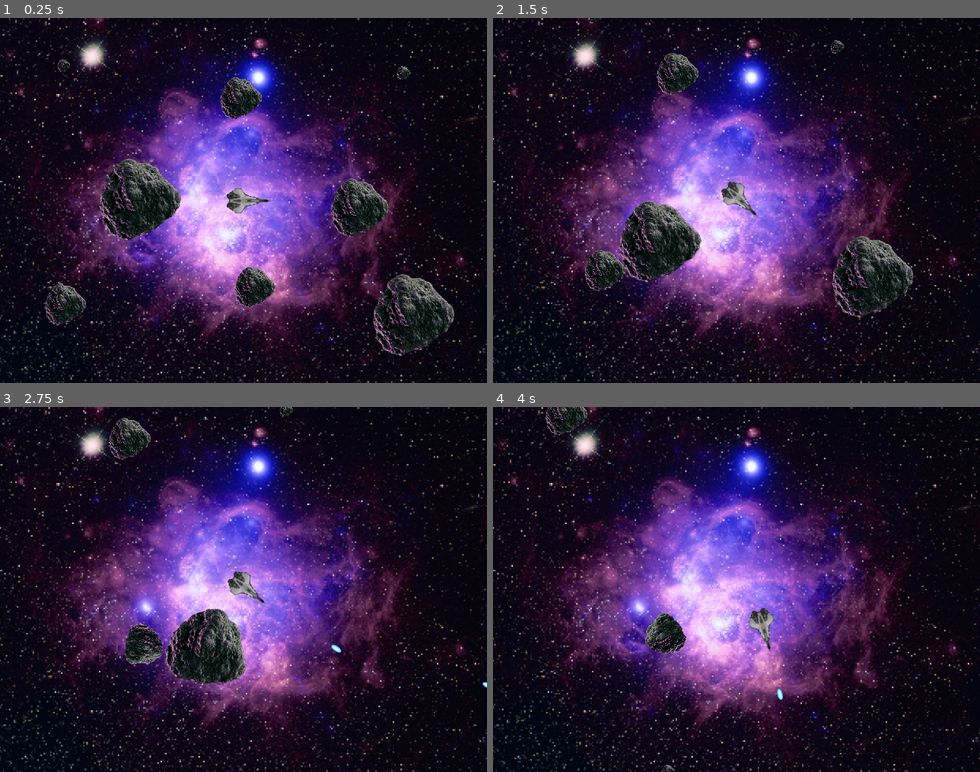
Above: before the commit, frames 1-4 (two rows, left to right).
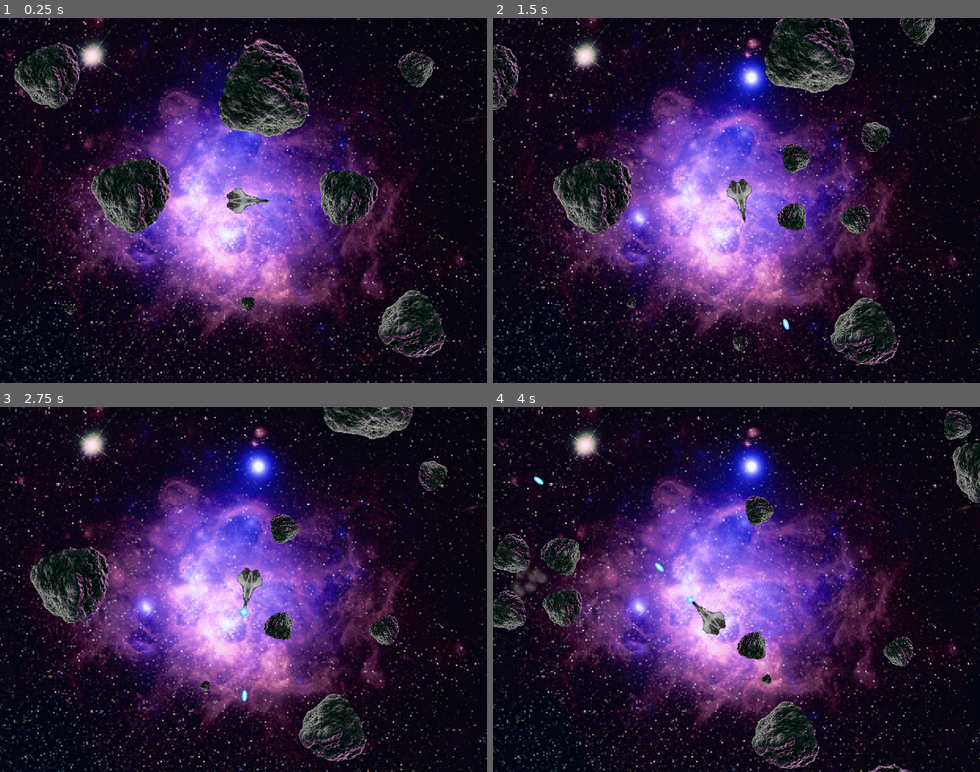
Above: after the commit, the same moments.

Repository: andriuchap/spaceship-godot
Game: Godot game, scene res://Scenes/MainScene.tscn
Same seed, same stepped clock (60 frames per second), same inputs: the game is played once before the commit and once after it.
Inputs:
- Up to frame 1 (0.25 s): no input
- Up to frame 2 (1.5 s): tap Enter (ui_accept) at 0.5, 1.35 s; hold Right (ui_right) 0.53-1.28 s; hold Enter (ui_accept) 0.53-1.28 s; hold Left (ui_left) from 1.28 s (still down)
- Up to frame 3 (2.75 s): tap Enter (ui_accept) at 1.52, 1.82 s; release Left (ui_left) at 2.03 s; hold Right (ui_right) from 2.03 s (still down); hold Enter (ui_accept) from 2.03 s (still down)
- Up to frame 4 (4 s): release Right (ui_right) at 2.78 s; release Enter (ui_accept) at 2.78 s; hold Up (ui_up) 2.78-3.53 s; tap Enter (ui_accept) at 2.85, 3.02, 3.32 s; hold Left (ui_left) from 3.53 s (still down); hold Enter (ui_accept) from 3.53 s (still down)

The runs differ from the first frame. In frame 1, 12% of the frame differs, in the area x 2-94%, y 6-94%; in frame 2, 13%, in the area x 0-91%, y 0-96%; in frame 3, 9.7%; in frame 4, 6.6%.

Commit message:
splitting of rocks, missile muzzle flash

Diff:
--- a/Scenes/MainScene.tscn
+++ b/Scenes/MainScene.tscn
@@ -1,42 +1,46 @@
-[gd_scene load_steps=4 format=2]
+[gd_scene load_steps=5 format=2]
 
-[ext_resource path="res://Sprites/SpaceBG.png" type="Texture" id=1]
-[ext_resource path="res://Scenes/Spaceship.tscn" type="PackedScene" id=2]
-[ext_resource path="res://Scenes/SpaceRock.tscn" type="PackedScene" id=3]
+[ext_resource path="res://Scripts/Level.gd" type="Script" id=1]
+[ext_resource path="res://Sprites/SpaceBG.png" type="Texture" id=2]
+[ext_resource path="res://Scenes/Spaceship.tscn" type="PackedScene" id=3]
+[ext_resource path="res://Scenes/SpaceRock.tscn" type="PackedScene" id=4]
 
 [node name="MainScene" type="Node2D"]
+
+[node name="Randomizer" type="Node" parent="."]
+script = ExtResource( 1 )
 
 [node name="SpaceBG" type="Sprite" parent="."]
 position = Vector2( 320.891, 241.08 )
 scale = Vector2( 1.03764, 1.03764 )
-texture = ExtResource( 1 )
+texture = ExtResource( 2 )
 
-[node name="Spaceship" parent="." instance=ExtResource( 2 )]
+[node name="Spaceship" parent="." instance=ExtResource( 3 )]
 position = Vector2( 325.987, 240.385 )
 scale = Vector2( 1.03764, 1.03764 )
-turn_rate_acceleration = 8
-max_turn_rate = 1
+turn_rate_acceleration = 4
+max_turn_rate = 2
 
-[node name="SpaceRock" parent="." instance=ExtResource( 3 )]
+[node name="SpaceRock" parent="." instance=ExtResource( 4 )]
 position = Vector2( 74.8226, 384.845 )
 
-[node name="SpaceRock2" parent="." instance=ExtResource( 3 )]
+[node name="SpaceRock2" parent="." instance=ExtResource( 4 )]
 position = Vector2( 545.063, 78.6101 )
 
-[node name="SpaceRock3" parent="." instance=ExtResource( 3 )]
+[node name="SpaceRock3" parent="." instance=ExtResource( 4 )]
 position = Vector2( 552.013, 400.134 )
 
-[node name="SpaceRock4" parent="." instance=ExtResource( 3 )]
+[node name="SpaceRock4" parent="." instance=ExtResource( 4 )]
 position = Vector2( 74.8228, 74.4405 )
 
-[node name="SpaceRock5" parent="." instance=ExtResource( 3 )]
+[node name="SpaceRock5" parent="." instance=ExtResource( 4 )]
 position = Vector2( 177.673, 229.18 )
 
-[node name="SpaceRock6" parent="." instance=ExtResource( 3 )]
+[node name="SpaceRock6" parent="." instance=ExtResource( 4 )]
 position = Vector2( 330.56, 111.504 )
 
-[node name="SpaceRock7" parent="." instance=ExtResource( 3 )]
+[node name="SpaceRock7" parent="." instance=ExtResource( 4 )]
 position = Vector2( 467.23, 238.446 )
 
-[node name="SpaceRock8" parent="." instance=ExtResource( 3 )]
+[node name="SpaceRock8" parent="." instance=ExtResource( 4 )]
 position = Vector2( 325.463, 365.387 )
--- a/Scenes/Missle.tscn
+++ b/Scenes/Missile.tscn
@@ -1,12 +1,13 @@
-[gd_scene load_steps=4 format=2]
+[gd_scene load_steps=5 format=2]
 
 [ext_resource path="res://Scripts/Missle.gd" type="Script" id=1]
-[ext_resource path="res://Sprites/Missle.png" type="Texture" id=2]
+[ext_resource path="res://Sprites/Missile.png" type="Texture" id=2]
+[ext_resource path="res://Scripts/SelfDestroy.gd" type="Script" id=3]
 
 [sub_resource type="RectangleShape2D" id=1]
 extents = Vector2( 7.37554, 3.47773 )
 
-[node name="Missle" type="Area2D"]
+[node name="Missile" type="Area2D"]
 script = ExtResource( 1 )
 
 [node name="Missle2" type="Sprite" parent="."]
@@ -19,4 +20,7 @@
 [node name="DeathTimer" type="Timer" parent="."]
 one_shot = true
 autostart = true
+
+[node name="SelfDestroy" type="Node" parent="."]
+script = ExtResource( 3 )
 [connection signal="body_entered" from="." to="." method="_on_Missle_body_entered"]
--- a/Scenes/SpaceRock.tscn
+++ b/Scenes/SpaceRock.tscn
@@ -1,8 +1,40 @@
-[gd_scene load_steps=5 format=2]
+[gd_scene load_steps=12 format=2]
 
 [ext_resource path="res://Scripts/SpaceRock.gd" type="Script" id=1]
 [ext_resource path="res://Sprites/Rock.png" type="Texture" id=2]
 [ext_resource path="res://Scripts/Wrapper.gd" type="Script" id=3]
+[ext_resource path="res://Scripts/SelfDestroy.gd" type="Script" id=4]
+[ext_resource path="res://Sprites/Dust.png" type="Texture" id=5]
+
+[sub_resource type="Curve" id=2]
+min_value = -360.0
+max_value = 360.0
+_data = [ Vector2( 0, -360 ), 0.0, 971.234, 0, 0, Vector2( 1, 360 ), 1187.64, 0.0, 0, 0 ]
+
+[sub_resource type="CurveTexture" id=3]
+curve = SubResource( 2 )
+
+[sub_resource type="Curve" id=4]
+max_value = 0.25
+_data = [ Vector2( 0, 0 ), 0.0, 1.37521, 0, 0, Vector2( 0.293071, 0.25 ), 0.0, 0.0, 0, 0, Vector2( 1, 0 ), -1.04507, 0.0, 0, 0 ]
+
+[sub_resource type="CurveTexture" id=5]
+curve = SubResource( 4 )
+
+[sub_resource type="ParticlesMaterial" id=6]
+flag_disable_z = true
+spread = 180.0
+gravity = Vector3( 0, 0, 0 )
+initial_velocity = 150.0
+initial_velocity_random = 0.5
+orbit_velocity = 0.0
+orbit_velocity_random = 0.0
+damping = 500.0
+angle = 360.0
+angle_random = 1.0
+angle_curve = SubResource( 3 )
+scale_random = 0.25
+scale_curve = SubResource( 5 )
 
 [sub_resource type="ConvexPolygonShape2D" id=1]
 points = PoolVector2Array( 61, 11, 52, 25, 11, 55, -21, 64, -47, 54, -59, 36, -62.75, 0, -54, -32, -37, -54, -18, -64, 10, -58, 28, -49, 40, -36.1, 60, -13, 64, 0 )
@@ -16,8 +48,20 @@
 [node name="Rock" type="Sprite" parent="."]
 texture = ExtResource( 2 )
 
+[node name="Wrapper" type="Node" parent="."]
+script = ExtResource( 3 )
+
+[node name="SelfDestroy" type="Node" parent="."]
+script = ExtResource( 4 )
+
+[node name="BreakParticles" type="Particles2D" parent="."]
+emitting = false
+amount = 16
+lifetime = 0.5
+one_shot = true
+explosiveness = 1.0
+process_material = SubResource( 6 )
+texture = ExtResource( 5 )
+
 [node name="Shape" type="CollisionShape2D" parent="."]
 shape = SubResource( 1 )
-
-[node name="Wrapper" type="Node" parent="."]
-script = ExtResource( 3 )
--- a/Scenes/Spaceship.tscn
+++ b/Scenes/Spaceship.tscn
@@ -1,12 +1,35 @@
-[gd_scene load_steps=6 format=2]
+[gd_scene load_steps=12 format=2]
 
 [ext_resource path="res://Scripts/SpaceshipController.gd" type="Script" id=1]
-[ext_resource path="res://Scenes/Missle.tscn" type="PackedScene" id=2]
+[ext_resource path="res://Scenes/Missile.tscn" type="PackedScene" id=2]
 [ext_resource path="res://Sprites/Spaceship.png" type="Texture" id=3]
 [ext_resource path="res://Scripts/Wrapper.gd" type="Script" id=4]
+[ext_resource path="res://Sprites/MissileFlash.png" type="Texture" id=5]
 
 [sub_resource type="ConvexPolygonShape2D" id=1]
 points = PoolVector2Array( 29, 0, -12, 16, -27, 0, -12, -16 )
+
+[sub_resource type="Curve" id=2]
+min_value = -360.0
+max_value = 360.0
+_data = [ Vector2( 0, 1 ), 0.0, 0.0, 0, 0, Vector2( 1, 94.64 ), 0.0, 0.0, 0, 0 ]
+
+[sub_resource type="CurveTexture" id=3]
+curve = SubResource( 2 )
+
+[sub_resource type="Curve" id=4]
+_data = [ Vector2( 0, 0 ), 0.0, 3.27976, 0, 0, Vector2( 0.833511, 1 ), 0.0, 0.0, 0, 0, Vector2( 1, 0 ), -9.27577, 0.0, 0, 0 ]
+
+[sub_resource type="CurveTexture" id=5]
+curve = SubResource( 4 )
+
+[sub_resource type="ParticlesMaterial" id=6]
+flag_disable_z = true
+gravity = Vector3( 0, 0, 0 )
+orbit_velocity = 0.0
+orbit_velocity_random = 0.0
+angle_curve = SubResource( 3 )
+scale_curve = SubResource( 5 )
 
 [node name="Spaceship" type="KinematicBody2D"]
 script = ExtResource( 1 )
@@ -27,4 +50,13 @@
 
 [node name="ShotLocation" type="Node2D" parent="."]
 position = Vector2( 38, 0 )
+
+[node name="MuzzleFlash" type="Particles2D" parent="."]
+position = Vector2( 28.576, 0 )
+emitting = false
+amount = 1
+lifetime = 0.1
+one_shot = true
+process_material = SubResource( 6 )
+texture = ExtResource( 5 )
 [connection signal="timeout" from="ShotCooldown" to="." method="_on_ShotCooldown_timeout"]
--- /dev/null
+++ b/Scripts/Level.gd
@@ -0,0 +1,4 @@
+extends Node
+
+func _ready():
+	seed(OS.get_ticks_msec());
--- a/Scripts/Missle.gd
+++ b/Scripts/Missle.gd
@@ -1,8 +1,4 @@
 extends Area2D
-
-# Declare member variables here. Examples:
-# var a = 2
-# var b = "text"
 
 # Called when the node enters the scene tree for the first time.
 func _ready():
@@ -13,8 +9,11 @@
 	position += Vector2.RIGHT.rotated(rotation) * 1000.0 * delta;
 
 func _on_DeathTimer_timeout():
-	get_parent().remove_child(self);
+	destroy_missile()
 
 func _on_Missle_body_entered(body):
-	get_parent().remove_child(self);
+	destroy_missile()
 	body._break();
+
+func destroy_missile():
+	$SelfDestroy.mark_destroy();
--- /dev/null
+++ b/Scripts/SelfDestroy.gd
@@ -0,0 +1,10 @@
+extends Node
+
+var pending_destroy = false;
+
+func _process(delta):
+	if pending_destroy:
+		get_parent().get_parent().remove_child(get_parent());
+
+func mark_destroy():
+	pending_destroy = true;
--- a/Scripts/SpaceRock.gd
+++ b/Scripts/SpaceRock.gd
@@ -3,11 +3,28 @@
 var should_set_position = false;
 var target_position = Vector2(0,0)
 
+var randomize_rock = true
+var rock_scale = Vector2.ONE;
+var rock_rotation = 0.0
+var initial_impulse = Vector2.ZERO;
+
+var was_emitting = false
+
 func _ready():
-	apply_impulse(Vector2.ZERO, Vector2.RIGHT.rotated(deg2rad(rand_range(0.0, 360.0))) * rand_range(50.0, 150.0))
-	var rock_scale = Vector2.ONE * rand_range(0.1, 1.0)
+	if randomize_rock:
+		rock_scale = Vector2.ONE * rand_range(0.1, 1.0)
+		initial_impulse = Vector2.RIGHT.rotated(deg2rad(rand_range(0.0, 360.0))) * rand_range(50.0, 150.0);
+	rock_rotation = rand_range(0.0, 2.0 * PI);
+	apply_torque_impulse(rand_range(0.1, 0.5))
 	$Rock.scale = rock_scale
 	$Shape.scale = rock_scale
+	$Rock.rotation = rock_rotation;
+	$Shape.rotation = rock_rotation;
+	apply_impulse(Vector2.ZERO, initial_impulse);
+
+func _process(dt):
+	if was_emitting && !$BreakParticles.emitting:
+		$SelfDestroy.mark_destroy();
 
 func set_physics_position(pos):
 	should_set_position = true
@@ -19,4 +36,23 @@
 		should_set_position = false
 
 func _break():
-	get_parent().remove_child(self)
+	call_deferred("_visual_break")
+	if rock_scale.length() > 0.25:
+		call_deferred("_split_rocks")
+
+func _visual_break():
+	$Shape.disabled = true;
+	$Rock.visible = false;
+	was_emitting = true;
+	$BreakParticles.emitting = true;
+
+func _split_rocks():
+	var rock = load("res://Scenes/SpaceRock.tscn");
+	for i in range(4):
+		var instance = rock.instance();
+		instance.position = position + Vector2(-32.0 + (64.0 * (i % 2)), -32.0 + (64.0 * clamp((i % 3), 0, 1))).rotated(rotation) * rock_scale;
+		var impulse_dir = instance.position - position
+		instance.initial_impulse = impulse_dir.normalized() * rand_range(50.0, 150.0)
+		instance.randomize_rock = false
+		instance.rock_scale = rock_scale * 0.5
+		get_parent().add_child(instance)
--- a/Scripts/SpaceshipController.gd
+++ b/Scripts/SpaceshipController.gd
@@ -49,6 +49,7 @@
 		missile_inst.position = $ShotLocation.global_position
 		get_parent().add_child(missile_inst)
 		$ShotCooldown.start();
+		$MuzzleFlash.emitting = true
 
 
 func _on_ShotCooldown_timeout():
--- a/project.godot
+++ b/project.godot
@@ -23,7 +23,7 @@
 
 window/size/width=640
 window/size/height=480
-window/stretch/mode="viewport"
+window/stretch/mode="2d"
 window/stretch/aspect="keep"
 
 [rendering]
Binary file added: Sprites/Dust.png
Not shown, added: Sprites/Dust.png.import
Renamed: Sprites/Missle.png -> Sprites/Missile.png
Not shown, changed: Sprites/Missile.png.import
Binary file added: Sprites/MissileFlash.png
Not shown, added: Sprites/MissileFlash.png.import
